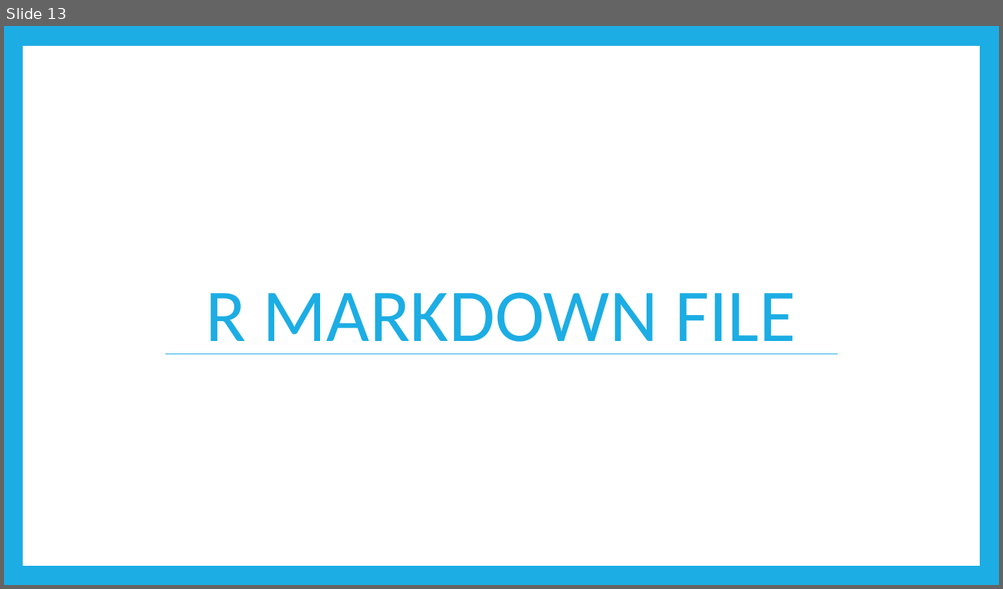
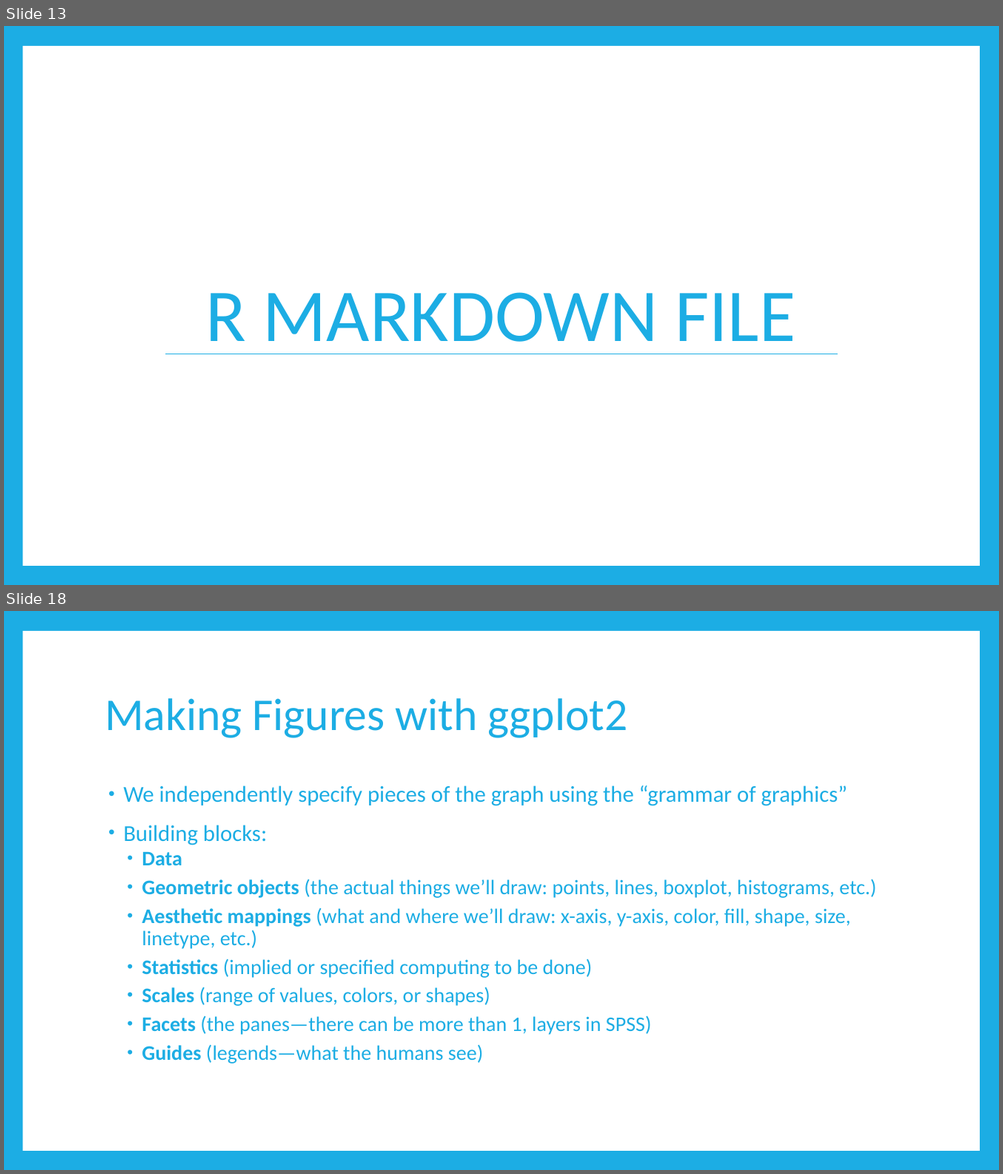
Before and after one commit to RandiLGarcia/smith-r-workshop, a slide deck: docs/Day 1 Slides.pptx. Shown one above the other, each under a label of ours: slide 13 before the commit, slides 13 and 18 after it; the slides between them are not shown. The pictures are 1003x589 and 1003x1174 pixels, drawn with LibreOffice and Linux fonts; fonts in the diff are those of the drawing. Boxes give left, top, right and bottom in pixels: in the first picture for what was removed or moved away, otherwise in the second. Text is boxed around its words. In the diff, an @@ line names an element or a change of style, - is before the commit and + after.

Commit message:
ggplot rmd and slides

```diff
--- a/docs/Day 1 Slides.pptx
+++ b/docs/Day 1 Slides.pptx
@@ slide 18 added at <box>4,611,999,1170</box>, background #1CADE4; not listed: 1 template element that a slide beside it also shows @@
@@ title added at <box>105,698,627,738</box>, 44 pt, text #1CADE4 @@
+Making Figures with ggplot2
@@ text added at <box>123,786,876,1064</box>, 20 pt, text #1CADE4 @@
+• We independently specify pieces of the graph using the “grammar of graphics”
+• Building blocks:
+  • Data
+  • Geometric objects (the actual things we’ll draw: points, lines, boxplot, histograms, etc.)
+  • Aesthetic mappings (what and where we’ll draw: x-axis, y-axis, color, fill, shape, size, linetype, etc.)
+  • Statistics (implied or specified computing to be done)
+  • Scales (range of values, colors, or shapes)
+  • Facets (the panes—there can be more than 1, layers in SPSS)
+  • Guides (legends—what the humans see)
```
Also in this commit, not shown: 2 slides changed, 11 other slides added, 7 other files.
